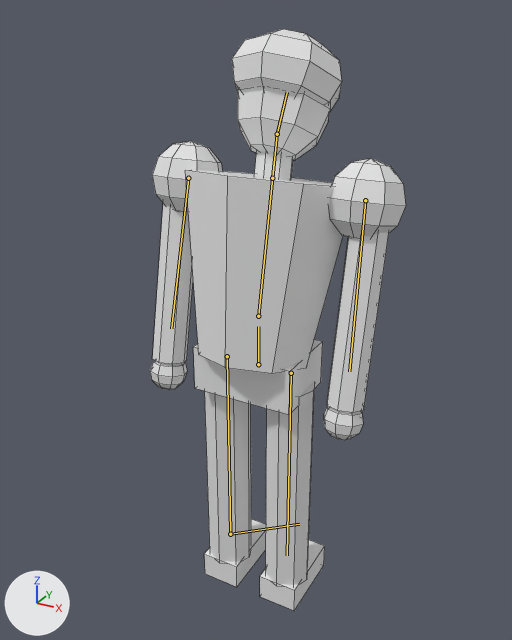
What one commit did to the FBX model Assets/Art/Models/Hero.fbx.
One viewpoint serves both versions: a 50 mm camera at (0.917, -1.683, 1.828) aimed at (-0.073, 0.117, 0.928). The axes (+X, +Y, +Z) are drawn at lower left. The lights are the same throughout. The first picture is the older version. Both versions are drawn at frame 3 of the action 'Rig|Hit'; the numbers are the values there. The bones that change, and the others that lie on the model, are drawn over the model as lines. Mesh edges are drawn as thin lines.

Objects in the first picture: 'Hero'.
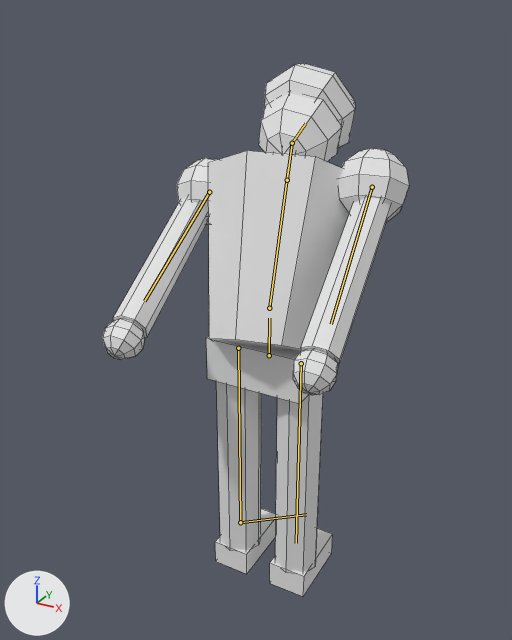
Boxes (x1, y1, x2, y2) around the edits, measured in the pictures (512 x 640 px):
'Hero', posed (19% wider, 8% shorter): before (150, 29, 406, 611); after (103, 63, 409, 597)
bone 'Hips', root to tip: before (258, 364) to (258, 326); after (269, 355) to (269, 318)
bone 'Chest', root to tip: before (258, 316) to (274, 162); after (269, 308) to (288, 167)
bone 'Head', root to tip: before (277, 134) to (287, 92); after (292, 143) to (305, 123)
bone 'UpperArm_R', root to tip: before (365, 200) to (349, 371); after (372, 187) to (331, 324)
bone 'UpperArm_L', root to tip: before (188, 178) to (171, 328); after (209, 192) to (144, 301)

The change, as a list of edits to the scene's bpy script:
```text
Change bone_hips:
    where bone_hips = bpy.data.objects['Rig'].pose.bones['Hips']
    bone_hips.location: (0.0, 0.0, 0.0) -> (0.0, 0.0, -0.07)
Change bone_chest:
    where bone_chest = bpy.data.objects['Rig'].pose.bones['Chest']  # child of 'Hips'
    bone_chest.rotation_quaternion: (0.995, -0.103, 0.0, 0.0) -> (0.964, -0.258, -0.018, 0.067)  # degrees (-12, 0, 0) -> degrees (-30, 0, 8)
Change bone_head:
    where bone_head = bpy.data.objects['Rig'].pose.bones['Head']  # child of 'Neck'
    bone_head.rotation_quaternion: (0.99, -0.142, 0.0, 0.0) -> (0.946, -0.326, 0.0, 0.0)  # degrees (-16, 0, 0) -> degrees (-38, 0, 0)
Change bone_upperarm_r:
    where bone_upperarm_r = bpy.data.objects['Rig'].pose.bones['UpperArm_R']  # child of 'Chest'
    bone_upperarm_r.rotation_quaternion: (1.0, 0.0, 0.0, 0.0) -> (0.978, -0.208, 0.0, 0.0)  # degrees (0, 0, 0) -> degrees (-24, 0, 0)
Change bone_upperarm_l:
    where bone_upperarm_l = bpy.data.objects['Rig'].pose.bones['UpperArm_L']  # child of 'Chest'
    bone_upperarm_l.rotation_quaternion: (1.0, 0.0, 0.0, 0.0) -> (0.966, -0.259, 0.0, 0.0)  # degrees (0, 0, 0) -> degrees (-30, 0, 0)
```
